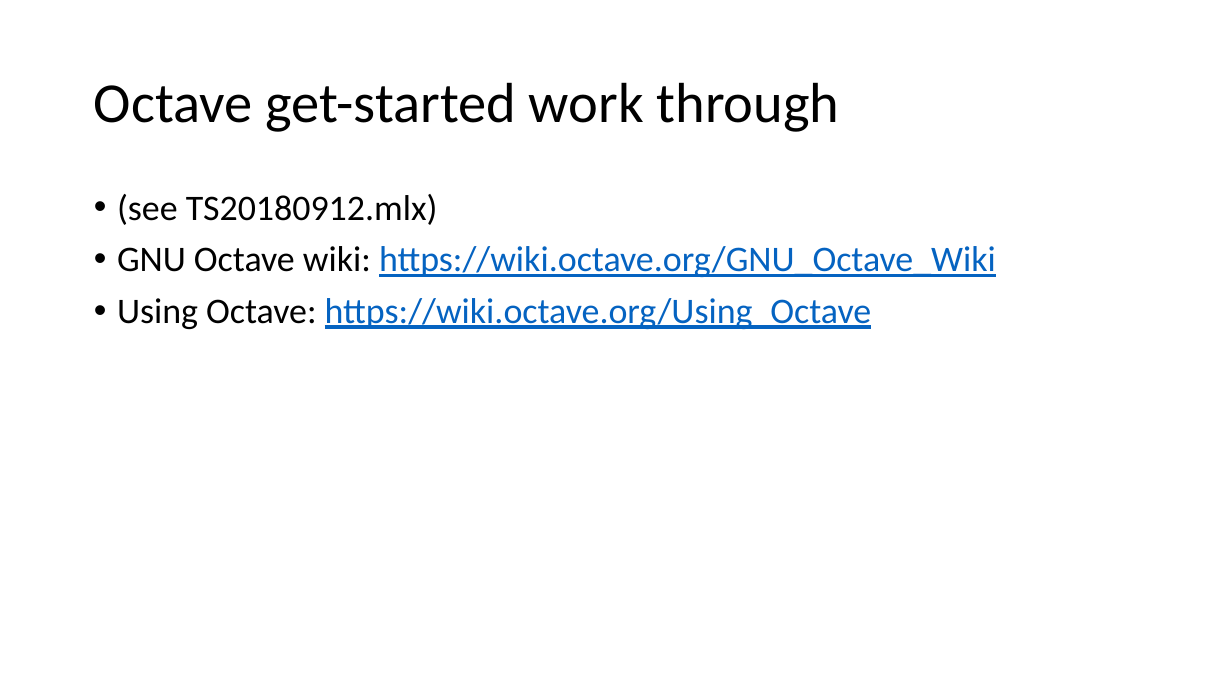
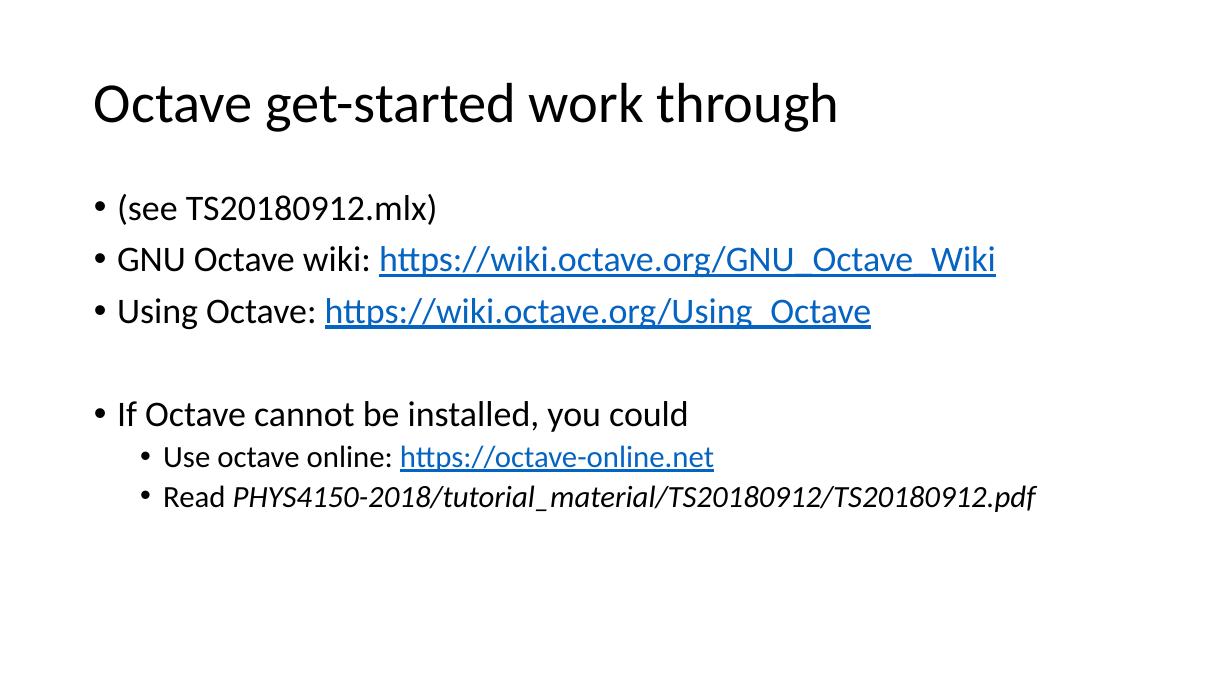
Before and after one commit to emailaddresses/PHYS4150-2018, a slide deck: slide 11 of tutorial_material/TS20180912/TS20180912.pptx. Drawn at 1232x693 pixels with LibreOffice and Linux fonts; fonts in the diff are those of the drawing. Boxes give left, top, right and bottom in pixels: in the first picture for what was removed or moved away, otherwise in the second. Text is boxed around its words. In the diff, an @@ line names an element or a change of style, - is before the commit and + after.

```diff
--- a/tutorial_material/TS20180912/TS20180912.pptx
+++ b/tutorial_material/TS20180912/TS20180912.pptx
@@ text at (x1=117, y1=401, x2=1036, y2=512): paragraphs added @@
+• If Octave cannot be installed, you could
+  • Use octave online: https://octave-online.net
+  • Read PHYS4150-2018/tutorial_material/TS20180912/TS20180912.pdf
```
Also in this commit, not shown: 1 other slide changed, 3 other files.
